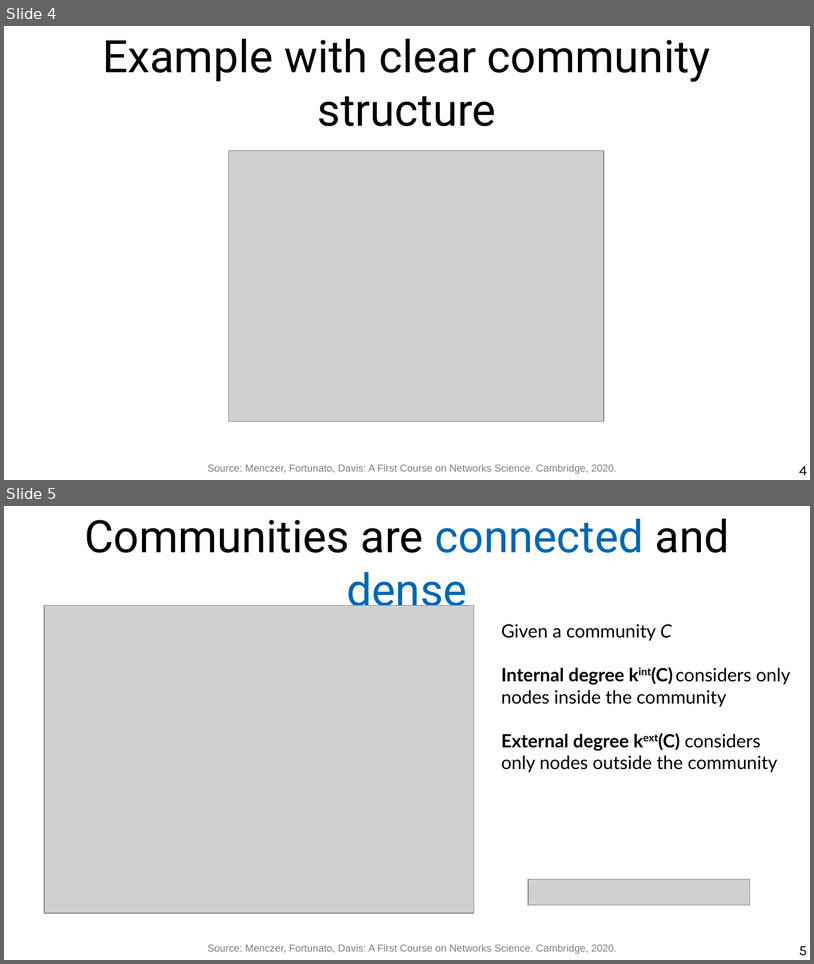
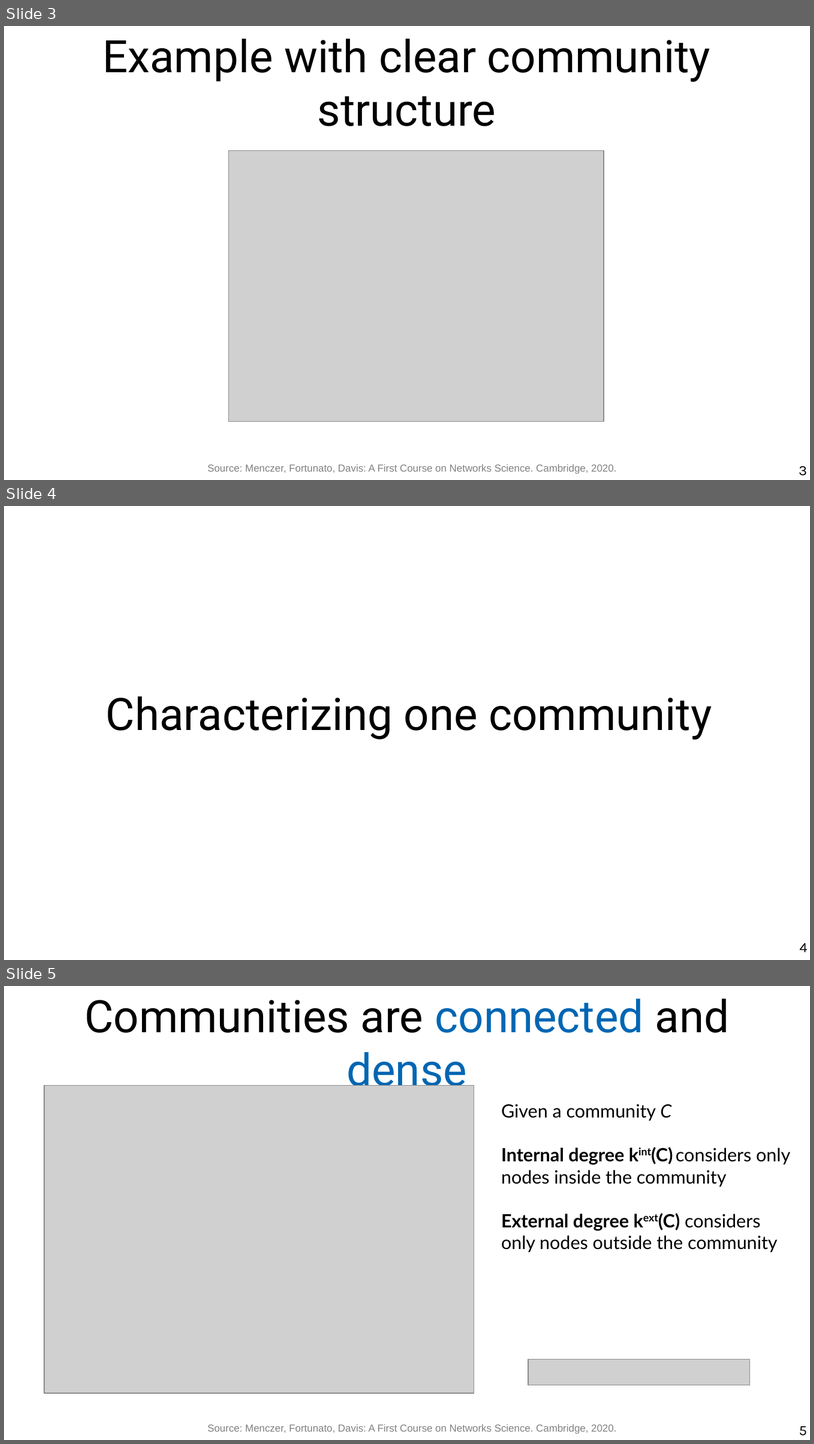
Before and after one commit to chatox/networks-science-course, a slide deck: theory/odp/tt21-finding_communities.odp. Shown one above the other, each under a label of ours: slides 4 and 5 before the commit, slides 3, 4 and 5 after it. The pictures are 814x964 and 814x1444 pixels, drawn with LibreOffice and Linux fonts; fonts in the diff are those of the drawing; grey boxes stand for pictures. Boxes give left, top, right and bottom in pixels: in the first picture for what was removed or moved away, otherwise in the second. Text is boxed around its words. In the diff, an @@ line names an element or a change of style, - is before the commit and + after.

```diff
--- a/theory/odp/tt21-finding_communities.odp
+++ b/theory/odp/tt21-finding_communities.odp
@@ slide 4 added at (4, 506, 810, 960), background #FFFFFF @@
@@ title added at (106, 696, 712, 739), 44 pt, text #000000 @@
+Characterizing one community
@@ page number added at (800, 943, 807, 952), 14 pt, text #000000 @@
+4
@@ what was slide 4 is now slide 3 @@
@@ page number at (799, 466, 807, 475): text changed @@
-4
+3
```
Also in this commit, not shown: 3 slides changed, 1 other slide added, 2 slides removed, 3 other files.
